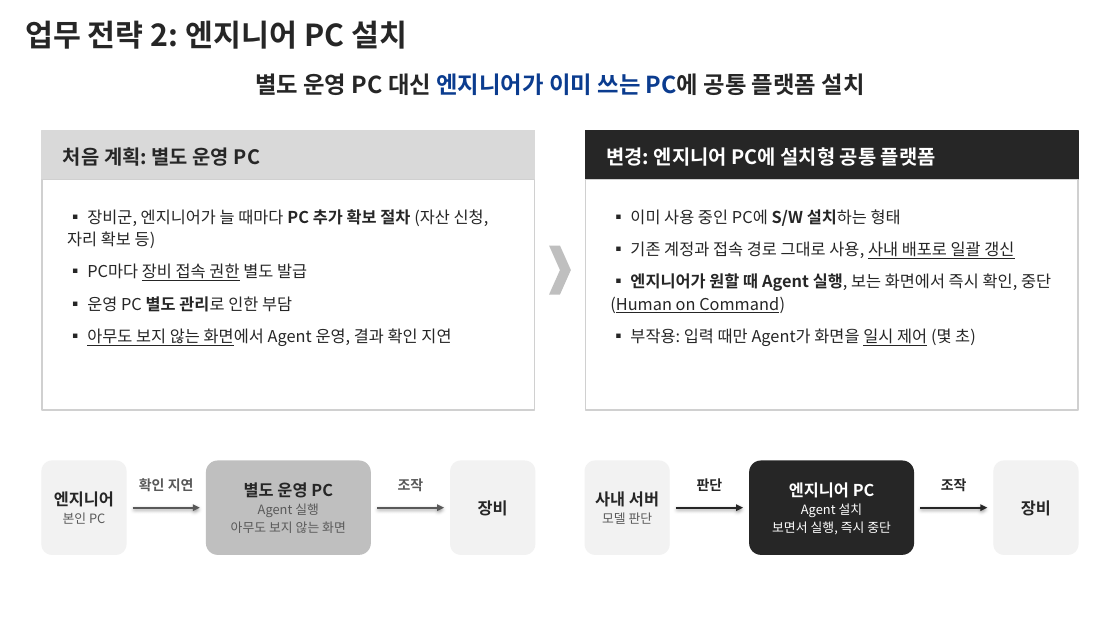
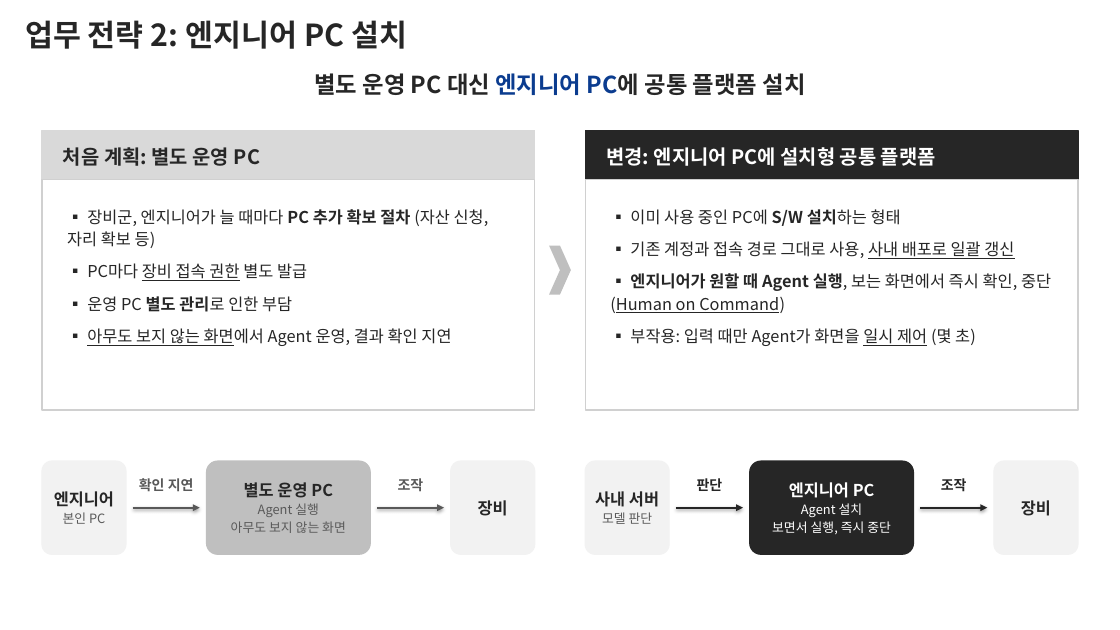
Before and after one commit to DarrenKoi/pm_notes, a slide deck: slide 5 of my-task/arc-tf/deliverables/arc-tf-proposal.pptx. Drawn at 1120x630 pixels with LibreOffice and Linux fonts; fonts in the diff are those of the drawing. Boxes give left, top, right and bottom in pixels: in the first picture for what was removed or moved away, otherwise in the second. Text is boxed around its words. In the diff, an @@ line names an element or a change of style, - is before the commit and + after.

```diff
--- a/my-task/arc-tf/deliverables/arc-tf-proposal.pptx
+++ b/my-task/arc-tf/deliverables/arc-tf-proposal.pptx
@@ text at (314,73,806,95): text changed @@
-별도 운영 PC 대신 엔지니어가 이미 쓰는 PC에 공통 플랫폼 설치
+별도 운영 PC 대신 엔지니어 PC에 공통 플랫폼 설치
```
Also in this commit, not shown: 1 other slide changed, 3 other files.
